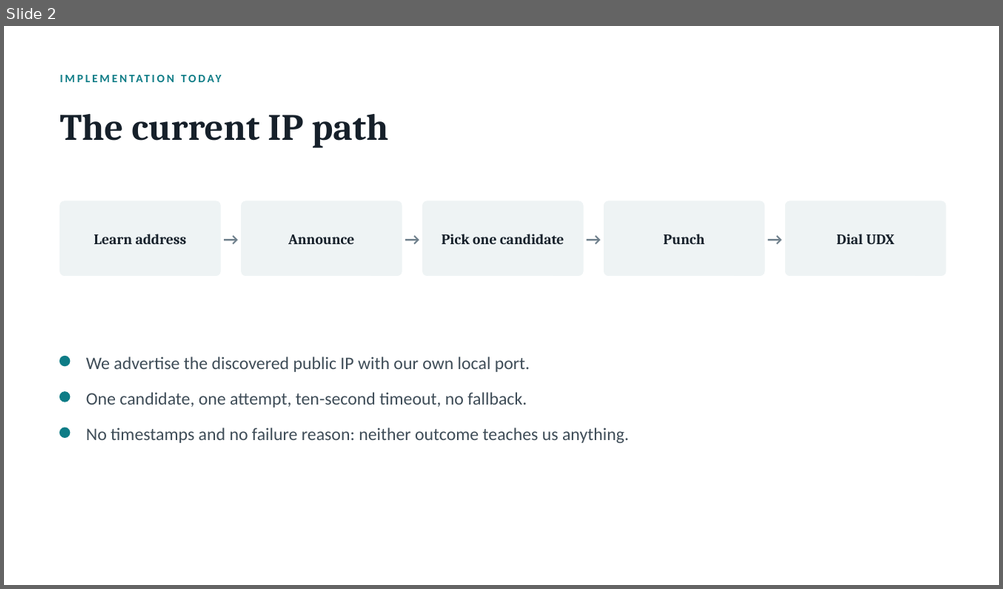
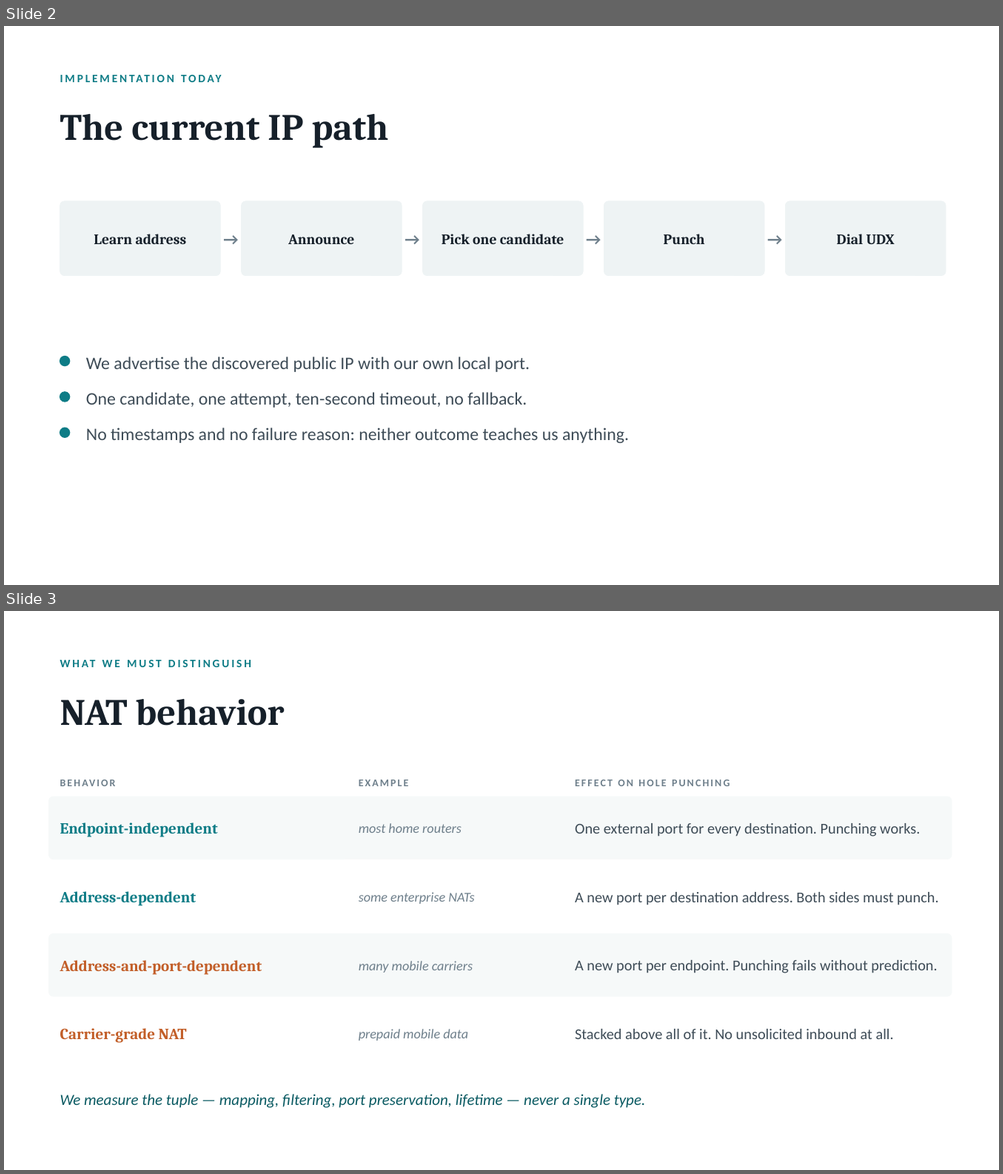
Before and after one commit to danbachar/grassroots-networking, a slide deck: docs/student-projects/grassroots-nat-project.pptx. Shown one above the other, each under a label of ours: slide 2 before the commit, slides 2 and 3 after it. The pictures are 1003x589 and 1003x1174 pixels, drawn with LibreOffice and Linux fonts; fonts in the diff are those of the drawing. Boxes give left, top, right and bottom in pixels: in the first picture for what was removed or moved away, otherwise in the second. Text is boxed around its words. In the diff, an @@ line names an element or a change of style, - is before the commit and + after.

```diff
--- a/docs/student-projects/grassroots-nat-project.pptx
+++ b/docs/student-projects/grassroots-nat-project.pptx
@@ slide 3 added at [4,611,999,1170], background #FFFFFF @@
@@ text added at [60,652,940,675], 11 pt, text #0E7C86, bold @@
+WHAT WE MUST DISTINGUISH
@@ text added at [60,699,284,726], 36 pt, text #16202A, bold @@
+NAT behavior
@@ text added at [60,772,344,794], 10 pt, text #6E7F8B, bold @@
+BEHAVIOR
@@ text added at [358,780,409,786], 10 pt, text #6E7F8B, bold @@
+EXAMPLE
@@ text added at [575,780,729,786], 10 pt, text #6E7F8B, bold @@
+EFFECT ON HOLE PUNCHING
@@ rounded rectangle added at [48,797,951,860], fill #F6F9F9, outline #F6F9F9 0.5 pt @@
@@ text added at [60,823,218,837], 15 pt, text #0E7C86, bold @@
+Endpoint-independent
@@ text added at [358,823,461,833], 13 pt, text #6E7F8B, italic @@
+most home routers
@@ text added at [575,823,919,837], 14.5 pt, text #3E4C57 @@
+One external port for every destination. Punching works.
@@ text added at [60,891,196,906], 15 pt, text #0E7C86, bold @@
+Address-dependent
@@ text added at [358,892,474,904], 13 pt, text #6E7F8B, italic @@
+some enterprise NATs
@@ text added at [575,892,938,906], 14.5 pt, text #3E4C57 @@
+A new port per destination address. Both sides must punch.
@@ rounded rectangle added at [48,934,951,997], fill #F6F9F9, outline #F6F9F9 0.5 pt @@
@@ text added at [60,960,262,975], 15 pt, text #C25E28, bold @@
+Address-and-port-dependent
@@ text added at [358,961,472,973], 13 pt, text #6E7F8B, italic @@
+many mobile carriers
@@ text added at [575,960,936,974], 14.5 pt, text #3E4C57 @@
+A new port per endpoint. Punching fails without prediction.
@@ text added at [60,1028,187,1043], 15 pt, text #C25E28, bold @@
+Carrier-grade NAT
@@ text added at [358,1029,468,1041], 13 pt, text #6E7F8B, italic @@
+prepaid mobile data
@@ text added at [575,1029,893,1039], 14.5 pt, text #3E4C57 @@
+Stacked above all of it. No unsolicited inbound at all.
@@ text added at [60,1094,645,1108], 15 pt, text #0A5A62, italic @@
+We measure the tuple — mapping, filtering, port preservation, lifetime — never a single type.
```
Also in this commit, not shown: 1 slide changed, 1 slide removed, 1 other file.
